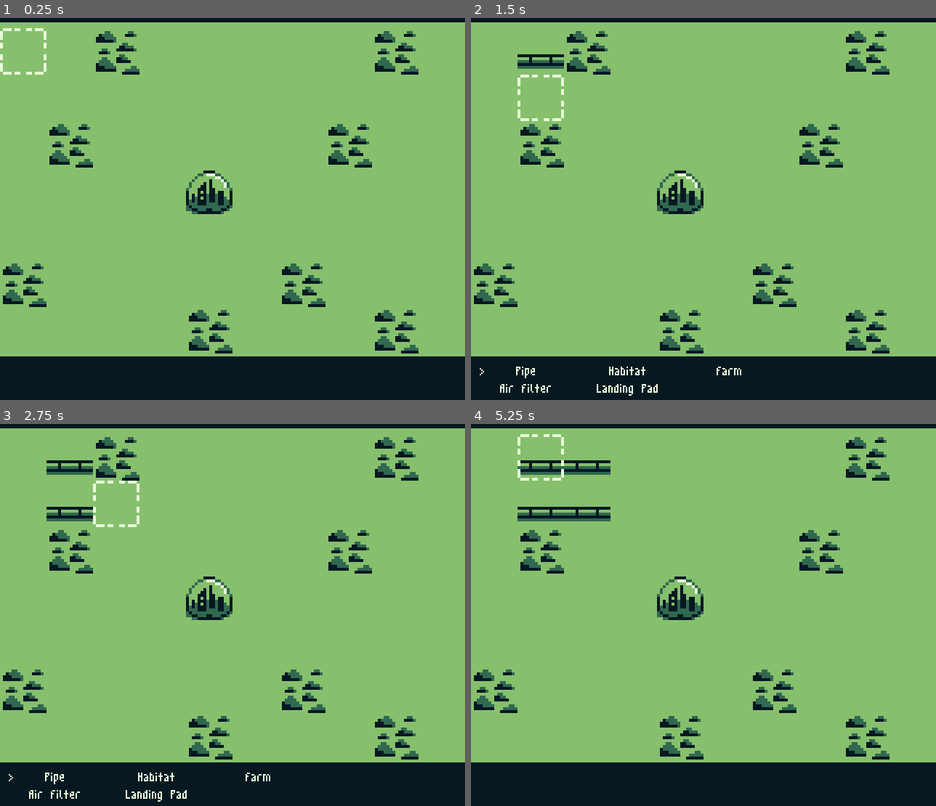
Above: before the commit, frames 1-4 (two rows, left to right).
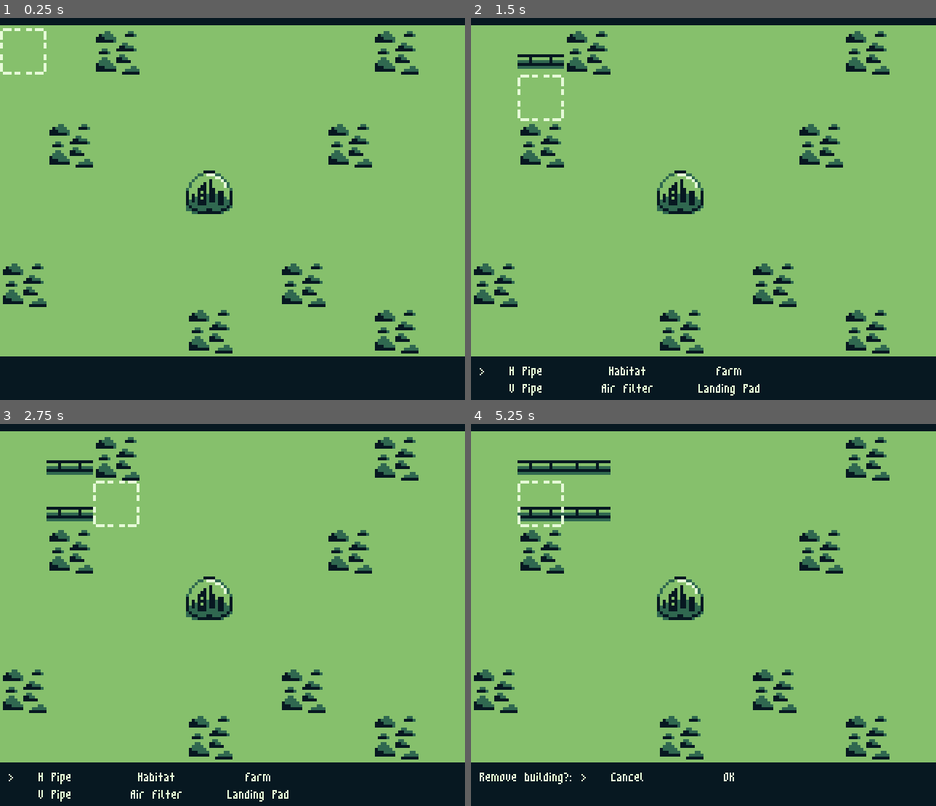
Above: after the commit, the same moments.

Repository: lrozanski/gb-jam-11_space
Game: Godot game, scene res://scenes/main.tscn
Two runs of this game, one before a commit and one after it. Both use one fixed random seed, a clock stepped at 60 frames per second and the inputs below.
Inputs:
- Up to frame 1 (0.25 s): no input
- Up to frame 2 (1.5 s): tap Enter at 0.5 s; hold D (Right) 0.53-1.28 s; tap Z (Confirm) at 0.6, 1.25, 1.35 s; hold S (Down) from 1.28 s (still down)
- Up to frame 3 (2.75 s): tap Z (Confirm) at 2, 2.1 s; release S (Down) at 2.03 s; hold D (Right) from 2.03 s (still down)
- Up to frame 4 (5.25 s): tap Z (Confirm) at 2.75, 2.85, 3.5, 3.6, 4.25, 4.35, 5.1 s; release D (Right) at 2.78 s; hold W (Up) 2.78-3.53 s; hold A (Left) 3.53-5.03 s; tap X (Cancel) at 4.15 s; hold S (Down) from 5.03 s (still down)

The runs differ from the first frame. In frame 1, 0.8% of the frame differs, in the area x 0-100%, y 1-2%; in frame 2, 1.2%; in frame 3, 1.2%; in frame 4, 1.4%, in the area x 0-100%, y 1-95%.

Commit message:
Added remove building panel

Diff:
--- /dev/null
+++ b/buildings/Pipe.gd
@@ -0,0 +1,27 @@
+extends StaticBody2D
+class_name Pipe
+
+enum PipeVariant {
+	HORIZONTAL,
+	VERTICAL
+}
+
+@export var variant: PipeVariant = PipeVariant.HORIZONTAL:
+	get:
+		return variant
+	set(pipe_variant):
+		variant = pipe_variant
+		_update_sprite(variant)
+
+
+@onready var horizontal_sprite: Sprite2D = $"Horizontal"
+@onready var vertical_sprite: Sprite2D = $"Vertical"
+
+
+func _update_sprite(pipe_variant: PipeVariant):
+	if pipe_variant == PipeVariant.HORIZONTAL:
+		horizontal_sprite.visible = true
+		vertical_sprite.visible = false
+	else:
+		horizontal_sprite.visible = false
+		vertical_sprite.visible = true
--- a/buildings/pipe.tscn
+++ b/buildings/pipe.tscn
@@ -1,6 +1,8 @@
-[gd_scene load_steps=3 format=3 uid="uid://cgt6wn31sunjk"]
+[gd_scene load_steps=5 format=3 uid="uid://cgt6wn31sunjk"]
 
 [ext_resource type="Texture2D" uid="uid://bvj5c4gcyaqcq" path="res://ui/icons/pipe.tres" id="1_04t1v"]
+[ext_resource type="Script" path="res://buildings/Pipe.gd" id="1_sxpsw"]
+[ext_resource type="Texture2D" uid="uid://cbx157jbl33t1" path="res://ui/icons/pipe_vertical.tres" id="3_qut78"]
 
 [sub_resource type="RectangleShape2D" id="RectangleShape2D_ywe3g"]
 size = Vector2(64, 64)
@@ -8,10 +10,17 @@
 [node name="Pipe" type="StaticBody2D"]
 collision_layer = 2
 collision_mask = 0
+script = ExtResource("1_sxpsw")
 
-[node name="Sprite2D" type="Sprite2D" parent="."]
+[node name="Horizontal" type="Sprite2D" parent="."]
 scale = Vector2(4, 4)
 texture = ExtResource("1_04t1v")
+centered = false
+
+[node name="Vertical" type="Sprite2D" parent="."]
+visible = false
+scale = Vector2(4, 4)
+texture = ExtResource("3_qut78")
 centered = false
 
 [node name="CollisionShape2D" type="CollisionShape2D" parent="."]
--- /dev/null
+++ b/map/Buildings.gd
@@ -0,0 +1,17 @@
+extends Node2D
+class_name Buildings
+
+
+func query_building(building_position: Vector2) -> StaticBody2D:
+	var tile_center = building_position + Vector2(Map.TILE_SIZE / 2.0, Map.TILE_SIZE / 2.0)
+	var params = PhysicsPointQueryParameters2D.new()
+	params.collision_mask = 0x2
+	params.position = tile_center
+
+	var intersection = get_world_2d().direct_space_state.intersect_point(params)
+	var collider = intersection[0].get("collider") if intersection.size() > 0 else null
+
+	if collider != null:
+		return collider as StaticBody2D
+
+	return null
--- a/map/Map.gd
+++ b/map/Map.gd
@@ -12,11 +12,14 @@
 @export var landing_pad_scene: PackedScene = preload("res://buildings/landing_pad.tscn")
 
 @onready var cursor: Cursor = $"%Cursor"
+@onready var buildings: Buildings = $"%Buildings"
 @onready var building_panel: BuildingPanel = $"%StatusBar/%BuildingPanel"
+@onready var remove_building_panel: RemoveBuildingPanel = $"%StatusBar/%RemoveBuildingPanel"
 
 
 func _ready():
 	building_panel.connect("construction_confirmed", build_building)
+	remove_building_panel.connect("removal_confirmed", remove_building)
 
 
 func build_building():
@@ -24,10 +27,18 @@
 	print("Built a %s" % building_name)
 
 	match building_name:
-		"Pipe":
-			var instance = pipe_scene.instantiate() as Node2D
+		"H Pipe":
+			var instance = pipe_scene.instantiate() as Pipe
+			get_tree().current_scene.add_child(instance)
+
+			instance.variant = Pipe.PipeVariant.HORIZONTAL
 			instance.global_position = cursor.global_position
+		"V Pipe":
+			var instance = pipe_scene.instantiate() as Pipe
 			get_tree().current_scene.add_child(instance)
+
+			instance.variant = Pipe.PipeVariant.VERTICAL
+			instance.global_position = cursor.global_position
 		"Habitat":
 			var instance = habitat_scene.instantiate() as Node2D
 			instance.global_position = cursor.global_position
@@ -44,3 +55,14 @@
 			var instance = landing_pad_scene.instantiate() as Node2D
 			instance.global_position = cursor.global_position
 			get_tree().current_scene.add_child(instance)
+
+
+func remove_building():
+	if !RemoveBuildingPanel.CHOICE:
+		return
+
+	var cursor_position = cursor.global_position
+	var building = buildings.query_building(cursor_position)
+
+	if building != null:
+		building.queue_free()
--- a/scenes/main.tscn
+++ b/scenes/main.tscn
@@ -1,9 +1,10 @@
-[gd_scene load_steps=9 format=3 uid="uid://shqk8wkaq2x"]
+[gd_scene load_steps=10 format=3 uid="uid://shqk8wkaq2x"]
 
 [ext_resource type="PackedScene" uid="uid://cusbrs1gy1xkl" path="res://events/event_bus.tscn" id="1_mr1qb"]
 [ext_resource type="TileSet" uid="uid://ebhjv1afqvxo" path="res://map/tile_set.tres" id="2_18a4n"]
 [ext_resource type="Script" path="res://map/Map.gd" id="3_y7hv7"]
 [ext_resource type="PackedScene" uid="uid://uffjtjskvi4o" path="res://buildings/habitat.tscn" id="4_fwvdh"]
+[ext_resource type="Script" path="res://map/Buildings.gd" id="4_jiryw"]
 [ext_resource type="PackedScene" uid="uid://y6yrdj5lulua" path="res://ui/cursor.tscn" id="4_owu4c"]
 [ext_resource type="PackedScene" uid="uid://e1bc40hbyw57" path="res://ui/resource_bar.tscn" id="5_h757n"]
 [ext_resource type="PackedScene" uid="uid://dcgow4nu837wf" path="res://ui/status_bar.tscn" id="6_fdw0g"]
@@ -36,7 +37,9 @@
 layer_1/tile_data = PackedInt32Array()
 script = ExtResource("3_y7hv7")
 
-[node name="Buildings" type="Node" parent="."]
+[node name="Buildings" type="Node2D" parent="."]
+unique_name_in_owner = true
+script = ExtResource("4_jiryw")
 
 [node name="Habitat" parent="Buildings" instance=ExtResource("4_fwvdh")]
 position = Vector2(256, 256)
@@ -46,6 +49,8 @@
 position = Vector2(0, 64)
 
 [node name="ResourceBar" parent="." instance=ExtResource("5_h757n")]
+offset_top = 0.0
+offset_bottom = 60.0
 
 [node name="StatusBar" parent="." instance=ExtResource("6_fdw0g")]
 unique_name_in_owner = true
--- a/ui/BuildingPanel.gd
+++ b/ui/BuildingPanel.gd
@@ -1,7 +1,7 @@
 extends GridContainer
 class_name BuildingPanel
 
-@onready var indicator: Label = $"Pipe/Indicator"
+@onready var indicator: Label = $"H Pipe/Indicator"
 
 static var BUILDING_NAME: String = ""
 
--- a/ui/Cursor.gd
+++ b/ui/Cursor.gd
@@ -2,6 +2,7 @@
 class_name Cursor
 
 @onready var map: Map = $"%TileMap"
+@onready var buildings: Buildings = $"%Buildings"
 
 signal construct_building
 signal demolish_building
@@ -37,16 +38,9 @@
 
 	# Building
 	if Input.is_action_just_pressed("Confirm"):
-		var tile_center = global_position + Vector2(Map.TILE_SIZE / 2.0, Map.TILE_SIZE / 2.0)
+		var building = buildings.query_building(global_position)
 
-		var params = PhysicsPointQueryParameters2D.new()
-		params.collision_mask = 0x2
-		params.position = tile_center
-
-		var intersection = get_world_2d().direct_space_state.intersect_point(params)
-		var collider = intersection[0].get("collider") if intersection.size() > 0 else null
-
-		if collider != null:
+		if building != null:
 			demolish_building.emit()
 			print("demolish_building")
 		else:
--- /dev/null
+++ b/ui/RemoveBuildingPanel.gd
@@ -0,0 +1,59 @@
+extends GridContainer
+class_name RemoveBuildingPanel
+
+@onready var indicator: Label = $"Cancel/Indicator"
+
+static var CHOICE: bool = false
+
+signal removal_confirmed
+signal removal_canceled
+
+var choices: Array[Node] = []
+var index: int = 1
+var max_index: int = -1
+
+
+func _ready():
+	choices = get_children()
+	max_index = choices.size()
+	_update_indicator()
+	_update_choice()
+
+
+func _update_indicator():
+	var choice = choices[index]
+	indicator.reparent(choice, false)
+
+
+func _update_choice():
+	CHOICE = true if index == 2 else false
+
+
+func _process(_delta):
+	if !visible:
+		return
+
+	var current_index = index
+
+	if Input.is_action_just_pressed("Left"):
+		index -= 1
+	elif Input.is_action_just_pressed("Right"):
+		index += 1
+	elif Input.is_action_just_pressed("Up"):
+		index -= columns
+	elif Input.is_action_just_pressed("Down"):
+		index += columns
+
+	if index != current_index:
+		index = wrapi(index, 1, max_index)
+		_update_indicator()
+		_update_choice()
+
+	if Input.is_action_just_pressed("Confirm"):
+		removal_confirmed.emit()
+		index = 1
+		_update_indicator()
+	elif Input.is_action_just_pressed("Cancel"):
+		removal_canceled.emit()
+		index = 1
+		_update_indicator()
--- a/ui/UI_Manager.gd
+++ b/ui/UI_Manager.gd
@@ -3,33 +3,55 @@
 
 static var CURSOR_MOVEABLE = true
 static var BUILDING_PANEL_OPEN = false
+static var REMOVE_BUILDING_PANEL_OPEN = false
 
 @onready var cursor: Cursor = $"%Cursor"
 @onready var building_panel: BuildingPanel = $"%StatusBar/%BuildingPanel"
+@onready var remove_building_panel: RemoveBuildingPanel = $"%StatusBar/%RemoveBuildingPanel"
 
 
 func _on_building_panel_open():
 	BUILDING_PANEL_OPEN = true
+	REMOVE_BUILDING_PANEL_OPEN = false
 	CURSOR_MOVEABLE = false
 
 	building_panel.visible = true
 	building_panel.process_mode = Node.PROCESS_MODE_INHERIT
-	print("Opened building panel")
 
 
 func _on_building_panel_close():
 	BUILDING_PANEL_OPEN = false
+	REMOVE_BUILDING_PANEL_OPEN = false
 	CURSOR_MOVEABLE = true
 
 	building_panel.visible = false
 	building_panel.process_mode = Node.PROCESS_MODE_DISABLED
-	print("Closed building panel")
 
 
-# Called when the node enters the scene tree for the first time.
+func _on_remove_building_panel_open():
+	BUILDING_PANEL_OPEN = false
+	REMOVE_BUILDING_PANEL_OPEN = true
+	CURSOR_MOVEABLE = false
+
+	remove_building_panel.visible = true
+	remove_building_panel.process_mode = Node.PROCESS_MODE_INHERIT
+
+
+func _on_remove_building_panel_close():
+	BUILDING_PANEL_OPEN = false
+	REMOVE_BUILDING_PANEL_OPEN = false
+	CURSOR_MOVEABLE = true
+
+	remove_building_panel.visible = false
+	remove_building_panel.process_mode = Node.PROCESS_MODE_DISABLED
+
+
 func _ready():
 	cursor.connect("construct_building", _on_building_panel_open, CONNECT_DEFERRED)
-	cursor.connect("demolish_building", func(): CURSOR_MOVEABLE = false, CONNECT_DEFERRED)
+	cursor.connect("demolish_building", _on_remove_building_panel_open, CONNECT_DEFERRED)
 
 	building_panel.connect("construction_confirmed", _on_building_panel_close, CONNECT_DEFERRED)
 	building_panel.connect("construction_canceled", _on_building_panel_close, CONNECT_DEFERRED)
+
+	remove_building_panel.connect("removal_confirmed", _on_remove_building_panel_close, CONNECT_DEFERRED)
+	remove_building_panel.connect("removal_canceled", _on_remove_building_panel_close, CONNECT_DEFERRED)
--- a/ui/building_panel.tscn
+++ b/ui/building_panel.tscn
@@ -9,15 +9,15 @@
 columns = 3
 script = ExtResource("2_5uesh")
 
-[node name="Pipe" type="Label" parent="."]
+[node name="H Pipe" type="Label" parent="."]
 custom_minimum_size = Vector2(128, 0)
 layout_mode = 2
 theme_override_colors/font_color = Color(0.901961, 0.980392, 0.847059, 1)
-text = "Pipe"
+text = "H Pipe"
 horizontal_alignment = 1
 vertical_alignment = 1
 
-[node name="Indicator" type="Label" parent="Pipe"]
+[node name="Indicator" type="Label" parent="H Pipe"]
 layout_mode = 2
 offset_right = 128.0
 offset_bottom = 26.0
@@ -42,6 +42,14 @@
 horizontal_alignment = 1
 vertical_alignment = 1
 
+[node name="V Pipe" type="Label" parent="."]
+custom_minimum_size = Vector2(128, 0)
+layout_mode = 2
+theme_override_colors/font_color = Color(0.901961, 0.980392, 0.847059, 1)
+text = "V Pipe"
+horizontal_alignment = 1
+vertical_alignment = 1
+
 [node name="Air Filter" type="Label" parent="."]
 custom_minimum_size = Vector2(128, 0)
 layout_mode = 2
--- /dev/null
+++ b/ui/icons/pipe_vertical.tres
@@ -0,0 +1,7 @@
+[gd_resource type="AtlasTexture" load_steps=2 format=3 uid="uid://cbx157jbl33t1"]
+
+[ext_resource type="Texture2D" uid="uid://bpjt12e6kkfrc" path="res://map/tileset.png" id="1_s2lhe"]
+
+[resource]
+atlas = ExtResource("1_s2lhe")
+region = Rect2(16, 16, 16, 16)
--- /dev/null
+++ b/ui/remove_building_panel.tscn
@@ -0,0 +1,43 @@
+[gd_scene load_steps=2 format=3 uid="uid://87464sugi17e"]
+
+[ext_resource type="Script" path="res://ui/RemoveBuildingPanel.gd" id="1_lxx31"]
+
+[node name="RemoveBuildingPanel" type="GridContainer"]
+visible = false
+theme_override_constants/h_separation = 12
+theme_override_constants/v_separation = -2
+columns = 3
+script = ExtResource("1_lxx31")
+
+[node name="Message" type="Label" parent="."]
+custom_minimum_size = Vector2(128, 0)
+layout_mode = 2
+theme_override_colors/font_color = Color(0.901961, 0.980392, 0.847059, 1)
+text = "Remove building?:"
+horizontal_alignment = 1
+vertical_alignment = 1
+
+[node name="Cancel" type="Label" parent="."]
+custom_minimum_size = Vector2(128, 0)
+layout_mode = 2
+theme_override_colors/font_color = Color(0.901961, 0.980392, 0.847059, 1)
+text = "Cancel"
+horizontal_alignment = 1
+vertical_alignment = 1
+
+[node name="Indicator" type="Label" parent="Cancel"]
+layout_mode = 2
+offset_right = 128.0
+offset_bottom = 26.0
+grow_horizontal = 2
+grow_vertical = 2
+theme_override_colors/font_color = Color(0.901961, 0.980392, 0.847059, 1)
+text = ">"
+
+[node name="OK" type="Label" parent="."]
+custom_minimum_size = Vector2(128, 0)
+layout_mode = 2
+theme_override_colors/font_color = Color(0.901961, 0.980392, 0.847059, 1)
+text = "OK"
+horizontal_alignment = 1
+vertical_alignment = 1
--- a/ui/status_bar.tscn
+++ b/ui/status_bar.tscn
@@ -1,7 +1,8 @@
-[gd_scene load_steps=3 format=3 uid="uid://dcgow4nu837wf"]
+[gd_scene load_steps=4 format=3 uid="uid://dcgow4nu837wf"]
 
 [ext_resource type="Theme" uid="uid://lrjbiv84hnp2" path="res://ui/theme.tres" id="1_kt5ma"]
 [ext_resource type="PackedScene" uid="uid://c8033wiuyjm2d" path="res://ui/building_panel.tscn" id="2_2f8ut"]
+[ext_resource type="PackedScene" uid="uid://87464sugi17e" path="res://ui/remove_building_panel.tscn" id="3_8lwki"]
 
 [node name="StatusBar" type="PanelContainer"]
 clip_contents = true
@@ -29,3 +30,7 @@
 [node name="BuildingPanel" parent="MarginContainer" instance=ExtResource("2_2f8ut")]
 unique_name_in_owner = true
 layout_mode = 2
+
+[node name="RemoveBuildingPanel" parent="MarginContainer" instance=ExtResource("3_8lwki")]
+unique_name_in_owner = true
+layout_mode = 2
